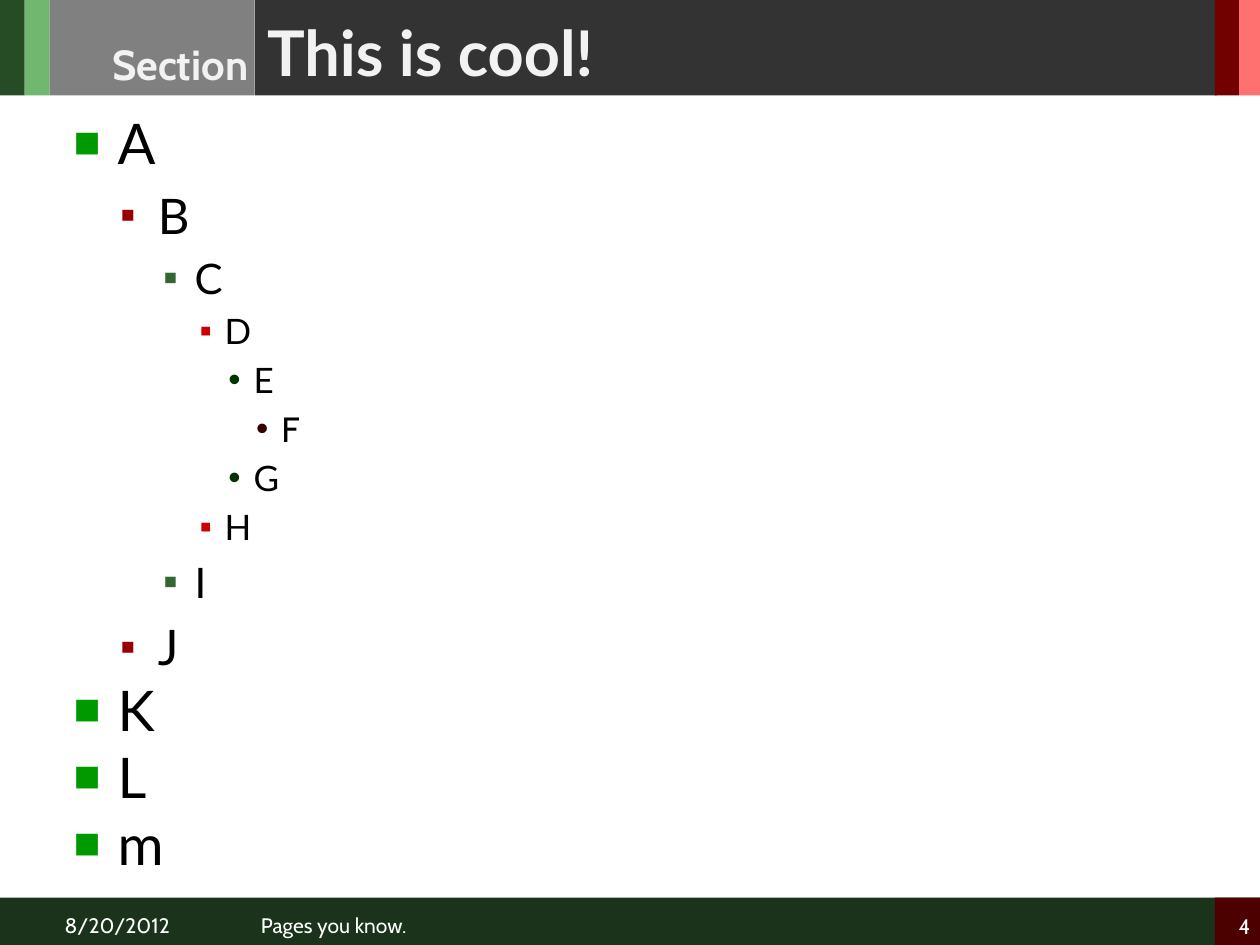
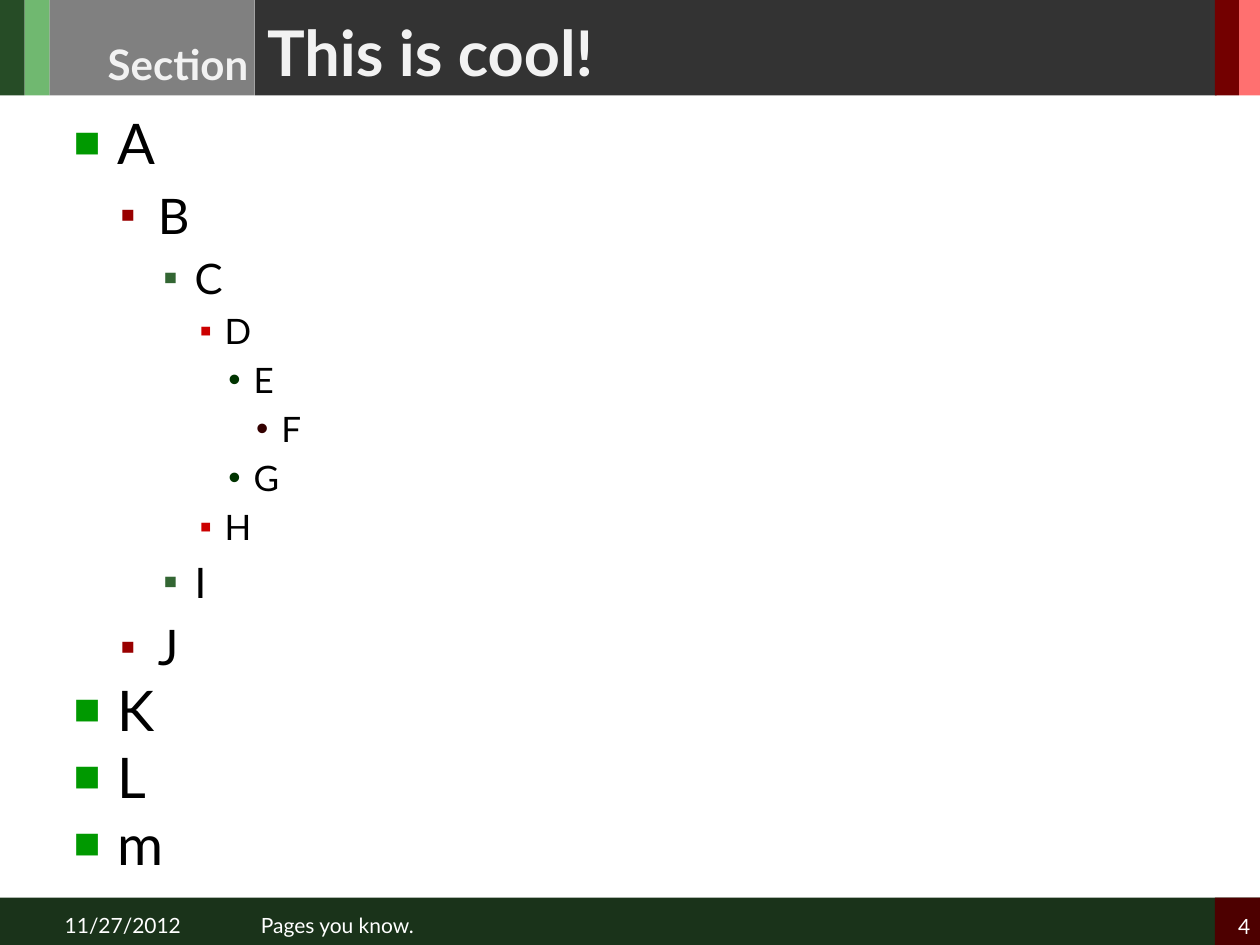
Before and after one commit to lucienzhu/lucienzhu.github.com, a slide deck: slide 4 of files/xlzhuathku_ppt_template.pptx. Drawn at 1260x945 pixels with LibreOffice and Linux fonts; fonts in the diff are those of the drawing. Boxes give left, top, right and bottom in pixels: in the first picture for what was removed or moved away, otherwise in the second. Text is boxed around its words. In the diff, an @@ line names an element or a change of style, - is before the commit and + after.

Commit message:
change ppt template to a better font

```diff
--- a/files/xlzhuathku_ppt_template.pptx
+++ b/files/xlzhuathku_ppt_template.pptx
@@ text "Section" at (x1=108, y1=49, x2=249, y2=80): font Cabin to Lato @@
@@ text at (x1=281, y1=417, x2=301, y2=442): font Cabin to Lato in "F" @@
@@ text at (x1=65, y1=917, x2=181, y2=934): text changed; font Cabin to Lato @@
-8/20/2012
+11/27/2012
@@ text "Pages you know." at (x1=261, y1=917, x2=414, y2=937): font Cabin to Lato @@
```
Also in this commit, not shown: 3 other slides changed.
